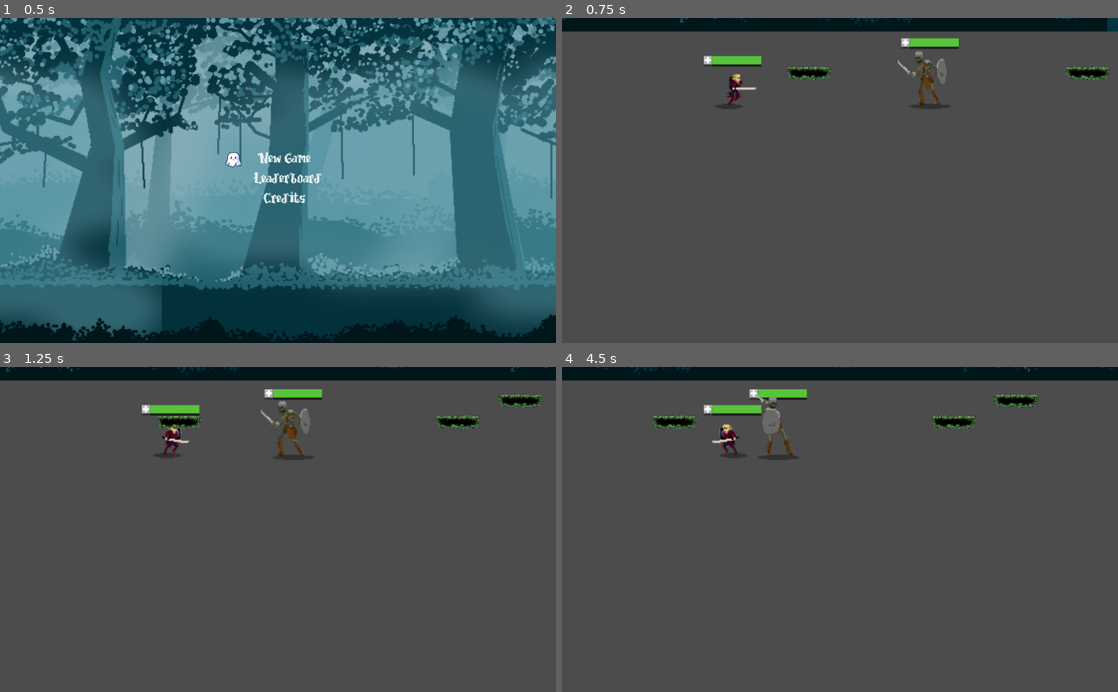
Above: before the commit, frames 1-4 (two rows, left to right).
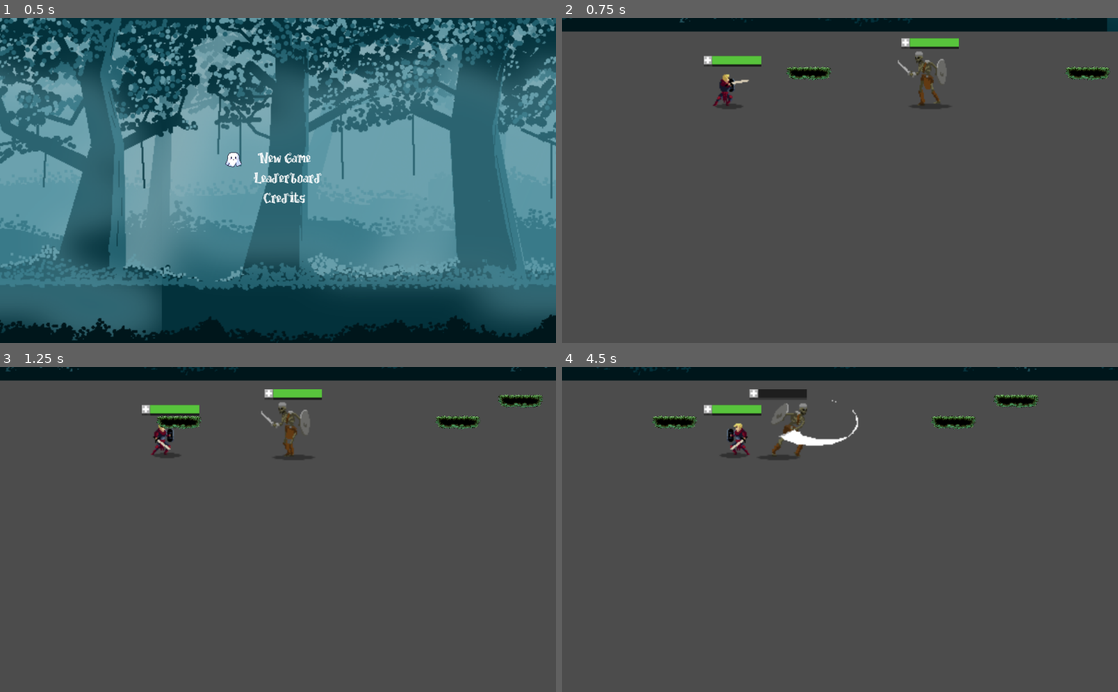
Above: after the commit, the same moments.

Repository: awrenn/moonshot
Game: Godot game, scene res://MainMenu/MainMenu.tscn
The game is run twice, just before and just after one commit, with the same random seed, the same clock (stepped at 60 frames per second) and the same inputs.
Inputs:
- Up to frame 1 (0.5 s): no input
- Up to frame 2 (0.75 s): tap Enter (ui_accept) at 0.5 s; hold Right (ui_right) from 0.53 s (still down); hold Space from 0.53 s (still down)
- Up to frame 3 (1.25 s): keep holding Right (ui_right); keep holding Space; tap Enter (ui_accept) at 0.77 s
- Up to frame 4 (4.5 s): release Space at 1.28 s; tap Space at 1.35, 2.85, 4.35 s; tap Enter (ui_accept) at 1.52, 3.02, 3.77 s; release Right (ui_right) at 2.03 s; hold Left (ui_left) 2.03-2.78 s; hold Space 2.03-2.78 s; hold Right (ui_right) 2.78-4.28 s; hold Space 3.53-4.28 s; hold Left (ui_left) from 4.28 s (still down)

Frame 1 is identical in both runs. In frame 2, 0.3% of the frame differs, in the area x 27-35%, y 17-28%; in frame 3, 0.6%; in frame 4, 1.5%, in the area x 26-54%, y 6-28%.

Commit message:
Player can now attack, and do damage to enemies

Diff:
--- a/Character/Enemy/Bat/Bat.tscn
+++ b/Character/Enemy/Bat/Bat.tscn
@@ -548,6 +548,7 @@
 
 [node name="Bat" type="KinematicBody2D" groups=[
 "bats",
+"enemy",
 ]]
 script = ExtResource( 1 )
 gravity = 200
@@ -560,7 +561,7 @@
 [node name="Body" type="AnimatedSprite" parent="Position2D"]
 frames = SubResource( 9 )
 animation = "Patrol"
-frame = 5
+frame = 7
 
 [node name="AnimationPlayer" type="AnimationPlayer" parent="Position2D/Body"]
 anims/Attack1 = SubResource( 43 )
--- a/Character/Enemy/Enemy.gd
+++ b/Character/Enemy/Enemy.gd
@@ -1,4 +1,4 @@
 extends "res://Character/Character.gd"
 
 func _ready():
-	healthbar = $HealthDisplay/HealthBar
+	healthbar = $HealthDisplay
--- a/Character/Enemy/Enemy.tscn
+++ b/Character/Enemy/Enemy.tscn
@@ -1,16 +1,14 @@
-[gd_scene load_steps=5 format=2]
+[gd_scene load_steps=4 format=2]
 
 [ext_resource path="res://Character/Character.tscn" type="PackedScene" id=1]
 [ext_resource path="res://Character/Enemy/Enemy.gd" type="Script" id=2]
-[ext_resource path="res://Character/assets/shadow.png" type="Texture" id=3]
 [ext_resource path="res://Character/Enemy/Healthbar/Healthbar.tscn" type="PackedScene" id=4]
 
-[node name="Enemy" instance=ExtResource( 1 )]
+[node name="Enemy" groups=[
+"enemy",
+] instance=ExtResource( 1 )]
 script = ExtResource( 2 )
 
 [node name="HealthDisplay" parent="." index="0" instance=ExtResource( 4 )]
 position = Vector2( -31.7479, -107.943 )
 scale = Vector2( 0.5, 0.8 )
-
-[node name="Shadow" parent="Position2D" index="1"]
-texture = ExtResource( 3 )
--- a/Character/Enemy/Skeleton/Skeleton.tscn
+++ b/Character/Enemy/Skeleton/Skeleton.tscn
@@ -146,6 +146,7 @@
 
 [sub_resource type="Animation" id=19]
 length = 0.4
+loop = true
 tracks/0/type = "value"
 tracks/0/path = NodePath(".:animation")
 tracks/0/interp = 1
@@ -173,6 +174,7 @@
 
 [sub_resource type="Animation" id=20]
 length = 0.4
+loop = true
 tracks/0/type = "value"
 tracks/0/path = NodePath(".:animation")
 tracks/0/interp = 1
@@ -209,11 +211,11 @@
 
 [sub_resource type="AnimationNodeStateMachineTransition" id=24]
 
+[sub_resource type="AnimationNodeStateMachineTransition" id=25]
+
 [sub_resource type="AnimationNodeStateMachineTransition" id=26]
 
 [sub_resource type="AnimationNodeStateMachineTransition" id=27]
-
-[sub_resource type="AnimationNodeStateMachineTransition" id=33]
 switch_mode = 2
 
 [sub_resource type="AnimationNodeStateMachine" id=28]
@@ -249,11 +251,9 @@
 position = Vector2( 0.28997, -26.4252 )
 frames = SubResource( 17 )
 animation = "idle"
-frame = 1
-playing = true
+frame = 2
 
 [node name="AnimationPlayer" parent="Position2D/Body" index="0"]
-autoplay = "idle"
 anims/attack = SubResource( 18 )
 anims/idle = SubResource( 19 )
 anims/walk = SubResource( 20 )
--- a/Character/Player/Player.gd
+++ b/Character/Player/Player.gd
@@ -1,9 +1,12 @@
 extends "res://Character/Character.gd"
+
+const STRENGTH = 50
 
 export (int) var speed = 250
 export (int) var jump_speed = -600
 export (float, 0, 1.0) var friction = 0.1
 export (float, 0, 1.0) var acceleration = 0.5
+export (bool) var attacking = false
 
 var velocity = Vector2.ZERO
 var anim_state
@@ -16,6 +19,7 @@
 func get_input():
 	var right = Input.is_action_pressed("ui_right")
 	var left = Input.is_action_pressed("ui_left")
+	var attack = Input.is_key_pressed(KEY_SPACE)
 
 	var dir = 0
 	if right:
@@ -29,6 +33,9 @@
 		velocity.x = lerp(velocity.x, 0, friction)
 		if anim_state.get_current_node() == "walk":
 			anim_state.travel("idle")
+
+	if attack && not attacking:
+		anim_state.travel("attack")
 
 func _physics_process(delta):
 	get_input()
@@ -55,3 +62,10 @@
 	.take_damage(value)
 	if health == 0:
 		anim_state.travel("death")
+
+
+
+func _on_SwordBox_body_entered(body):
+	if !body.is_in_group("enemy"):
+		return
+	body.take_damage(STRENGTH)
--- a/Character/Player/Player.tscn
+++ b/Character/Player/Player.tscn
@@ -7,6 +7,7 @@
 [ext_resource path="res://Character/Player/assets/noBKG_KnightRun_strip.png" type="Texture" id=5]
 [ext_resource path="res://Character/Enemy/Healthbar/Healthbar.tscn" type="PackedScene" id=6]
 [ext_resource path="res://Zassets/knight/noBKG_KnightDeath_strip.png" type="Texture" id=7]
+[ext_resource path="res://Zassets/knight/noBKG_KnightAttack_strip.png" type="Texture" id=8]
 
 [sub_resource type="AtlasTexture" id=1]
 flags = 4
@@ -85,144 +86,225 @@
 
 [sub_resource type="AtlasTexture" id=16]
 flags = 4
-atlas = ExtResource( 7 )
+atlas = ExtResource( 5 )
 region = Rect2( 0, 0, 96, 64 )
 
 [sub_resource type="AtlasTexture" id=17]
 flags = 4
-atlas = ExtResource( 7 )
+atlas = ExtResource( 5 )
 region = Rect2( 96, 0, 96, 64 )
 
 [sub_resource type="AtlasTexture" id=18]
 flags = 4
-atlas = ExtResource( 7 )
+atlas = ExtResource( 5 )
 region = Rect2( 192, 0, 96, 64 )
 
 [sub_resource type="AtlasTexture" id=19]
 flags = 4
-atlas = ExtResource( 7 )
+atlas = ExtResource( 5 )
 region = Rect2( 288, 0, 96, 64 )
 
 [sub_resource type="AtlasTexture" id=20]
 flags = 4
-atlas = ExtResource( 7 )
+atlas = ExtResource( 5 )
 region = Rect2( 384, 0, 96, 64 )
 
 [sub_resource type="AtlasTexture" id=21]
 flags = 4
-atlas = ExtResource( 7 )
+atlas = ExtResource( 5 )
 region = Rect2( 480, 0, 96, 64 )
 
 [sub_resource type="AtlasTexture" id=22]
 flags = 4
-atlas = ExtResource( 7 )
+atlas = ExtResource( 5 )
 region = Rect2( 576, 0, 96, 64 )
 
 [sub_resource type="AtlasTexture" id=23]
 flags = 4
-atlas = ExtResource( 7 )
+atlas = ExtResource( 5 )
 region = Rect2( 672, 0, 96, 64 )
 
-[sub_resource type="AtlasTexture" id=24]
+[sub_resource type="AtlasTexture" id=66]
+flags = 4
+atlas = ExtResource( 8 )
+region = Rect2( 432, 0, 144, 64 )
+
+[sub_resource type="AtlasTexture" id=67]
+flags = 4
+atlas = ExtResource( 8 )
+region = Rect2( 576, 0, 144, 64 )
+
+[sub_resource type="AtlasTexture" id=68]
+flags = 4
+atlas = ExtResource( 8 )
+region = Rect2( 1152, 0, 144, 64 )
+
+[sub_resource type="AtlasTexture" id=69]
+flags = 4
+atlas = ExtResource( 8 )
+region = Rect2( 1296, 0, 144, 64 )
+
+[sub_resource type="AtlasTexture" id=70]
+flags = 4
+atlas = ExtResource( 8 )
+region = Rect2( 1440, 0, 144, 64 )
+
+[sub_resource type="AtlasTexture" id=71]
+flags = 4
+atlas = ExtResource( 8 )
+region = Rect2( 1584, 0, 144, 64 )
+
+[sub_resource type="AtlasTexture" id=72]
+flags = 4
+atlas = ExtResource( 8 )
+region = Rect2( 1728, 0, 144, 64 )
+
+[sub_resource type="AtlasTexture" id=73]
+flags = 4
+atlas = ExtResource( 8 )
+region = Rect2( 432, 0, 144, 64 )
+
+[sub_resource type="AtlasTexture" id=38]
+flags = 4
+atlas = ExtResource( 7 )
+region = Rect2( 0, 0, 96, 64 )
+
+[sub_resource type="AtlasTexture" id=39]
+flags = 4
+atlas = ExtResource( 7 )
+region = Rect2( 96, 0, 96, 64 )
+
+[sub_resource type="AtlasTexture" id=40]
+flags = 4
+atlas = ExtResource( 7 )
+region = Rect2( 192, 0, 96, 64 )
+
+[sub_resource type="AtlasTexture" id=41]
+flags = 4
+atlas = ExtResource( 7 )
+region = Rect2( 288, 0, 96, 64 )
+
+[sub_resource type="AtlasTexture" id=42]
+flags = 4
+atlas = ExtResource( 7 )
+region = Rect2( 384, 0, 96, 64 )
+
+[sub_resource type="AtlasTexture" id=43]
+flags = 4
+atlas = ExtResource( 7 )
+region = Rect2( 480, 0, 96, 64 )
+
+[sub_resource type="AtlasTexture" id=44]
+flags = 4
+atlas = ExtResource( 7 )
+region = Rect2( 576, 0, 96, 64 )
+
+[sub_resource type="AtlasTexture" id=45]
+flags = 4
+atlas = ExtResource( 7 )
+region = Rect2( 672, 0, 96, 64 )
+
+[sub_resource type="AtlasTexture" id=46]
 flags = 4
 atlas = ExtResource( 7 )
 region = Rect2( 768, 0, 96, 64 )
 
-[sub_resource type="AtlasTexture" id=25]
+[sub_resource type="AtlasTexture" id=47]
 flags = 4
 atlas = ExtResource( 7 )
 region = Rect2( 864, 0, 96, 64 )
 
-[sub_resource type="AtlasTexture" id=26]
+[sub_resource type="AtlasTexture" id=48]
 flags = 4
 atlas = ExtResource( 7 )
 region = Rect2( 960, 0, 96, 64 )
 
-[sub_resource type="AtlasTexture" id=27]
+[sub_resource type="AtlasTexture" id=49]
 flags = 4
 atlas = ExtResource( 7 )
 region = Rect2( 1056, 0, 96, 64 )
 
-[sub_resource type="AtlasTexture" id=28]
+[sub_resource type="AtlasTexture" id=50]
 flags = 4
 atlas = ExtResource( 7 )
 region = Rect2( 1152, 0, 96, 64 )
 
-[sub_resource type="AtlasTexture" id=29]
+[sub_resource type="AtlasTexture" id=51]
 flags = 4
 atlas = ExtResource( 7 )
 region = Rect2( 1248, 0, 96, 64 )
 
-[sub_resource type="AtlasTexture" id=30]
+[sub_resource type="AtlasTexture" id=52]
 flags = 4
 atlas = ExtResource( 7 )
 region = Rect2( 1344, 0, 96, 64 )
 
-[sub_resource type="AtlasTexture" id=31]
-flags = 4
-atlas = ExtResource( 5 )
-region = Rect2( 0, 0, 96, 64 )
-
-[sub_resource type="AtlasTexture" id=32]
-flags = 4
-atlas = ExtResource( 5 )
-region = Rect2( 96, 0, 96, 64 )
-
-[sub_resource type="AtlasTexture" id=33]
-flags = 4
-atlas = ExtResource( 5 )
-region = Rect2( 192, 0, 96, 64 )
-
-[sub_resource type="AtlasTexture" id=34]
-flags = 4
-atlas = ExtResource( 5 )
-region = Rect2( 288, 0, 96, 64 )
-
-[sub_resource type="AtlasTexture" id=35]
-flags = 4
-atlas = ExtResource( 5 )
-region = Rect2( 384, 0, 96, 64 )
-
-[sub_resource type="AtlasTexture" id=36]
-flags = 4
-atlas = ExtResource( 5 )
-region = Rect2( 480, 0, 96, 64 )
-
-[sub_resource type="AtlasTexture" id=37]
-flags = 4
-atlas = ExtResource( 5 )
-region = Rect2( 576, 0, 96, 64 )
-
-[sub_resource type="AtlasTexture" id=38]
-flags = 4
-atlas = ExtResource( 5 )
-region = Rect2( 672, 0, 96, 64 )
-
-[sub_resource type="SpriteFrames" id=39]
+[sub_resource type="SpriteFrames" id=53]
 animations = [ {
 "frames": [ SubResource( 1 ), SubResource( 2 ), SubResource( 3 ), SubResource( 4 ), SubResource( 5 ), SubResource( 6 ), SubResource( 7 ), SubResource( 8 ), SubResource( 9 ), SubResource( 10 ), SubResource( 11 ), SubResource( 12 ), SubResource( 13 ), SubResource( 14 ), SubResource( 15 ) ],
 "loop": true,
 "name": "idle",
 "speed": 5.0
 }, {
-"frames": [  ],
+"frames": [ SubResource( 16 ), SubResource( 17 ), SubResource( 18 ), SubResource( 19 ), SubResource( 20 ), SubResource( 21 ), SubResource( 22 ), SubResource( 23 ) ],
+"loop": true,
+"name": "walk",
+"speed": 5.0
+}, {
+"frames": [ SubResource( 66 ), SubResource( 67 ), SubResource( 68 ), SubResource( 69 ), SubResource( 70 ), SubResource( 71 ), SubResource( 72 ), SubResource( 73 ) ],
 "loop": true,
 "name": "attack",
 "speed": 5.0
 }, {
-"frames": [ SubResource( 16 ), SubResource( 17 ), SubResource( 18 ), SubResource( 19 ), SubResource( 20 ), SubResource( 21 ), SubResource( 22 ), SubResource( 23 ), SubResource( 24 ), SubResource( 25 ), SubResource( 26 ), SubResource( 27 ), SubResource( 28 ), SubResource( 29 ), SubResource( 30 ) ],
+"frames": [ SubResource( 38 ), SubResource( 39 ), SubResource( 40 ), SubResource( 41 ), SubResource( 42 ), SubResource( 43 ), SubResource( 44 ), SubResource( 45 ), SubResource( 46 ), SubResource( 47 ), SubResource( 48 ), SubResource( 49 ), SubResource( 50 ), SubResource( 51 ), SubResource( 52 ) ],
 "loop": true,
 "name": "death",
 "speed": 5.0
-}, {
-"frames": [ SubResource( 31 ), SubResource( 32 ), SubResource( 33 ), SubResource( 34 ), SubResource( 35 ), SubResource( 36 ), SubResource( 37 ), SubResource( 38 ) ],
-"loop": true,
-"name": "walk",
-"speed": 5.0
 } ]
 
-[sub_resource type="Animation" id=40]
-resource_name = "death"
+[sub_resource type="Animation" id=54]
+resource_name = "attack"
+length = 0.8
+loop = true
+step = 0.05
+tracks/0/type = "value"
+tracks/0/path = NodePath(".:animation")
+tracks/0/interp = 1
+tracks/0/loop_wrap = true
+tracks/0/imported = false
+tracks/0/enabled = true
+tracks/0/keys = {
+"times": PoolRealArray( 0 ),
+"transitions": PoolRealArray( 1 ),
+"update": 1,
+"values": [ "attack" ]
+}
+tracks/1/type = "value"
+tracks/1/path = NodePath(".:frame")
+tracks/1/interp = 1
+tracks/1/loop_wrap = true
+tracks/1/imported = false
+tracks/1/enabled = true
+tracks/1/keys = {
+"times": PoolRealArray( 0, 0.1, 0.2, 0.3, 0.4, 0.5, 0.6, 0.7 ),
+"transitions": PoolRealArray( 1, 1, 1, 1, 1, 1, 1, 1 ),
+"update": 1,
+"values": [ 0, 1, 2, 3, 4, 5, 6, 7 ]
+}
+tracks/2/type = "value"
+tracks/2/path = NodePath("SwordBox/SwordCollider:disabled")
+tracks/2/interp = 1
+tracks/2/loop_wrap = true
+tracks/2/imported = false
+tracks/2/enabled = true
+tracks/2/keys = {
+"times": PoolRealArray( 0.4, 0.7 ),
+"transitions": PoolRealArray( 1, 1 ),
+"update": 1,
+"values": [ false, true ]
+}
+
+[sub_resource type="Animation" id=55]
 length = 1.5
 tracks/0/type = "value"
 tracks/0/path = NodePath(".:animation")
@@ -318,33 +400,47 @@
 "values": [ 0, 1, 2, 3, 4, 5, 6, 7 ]
 }
 
-[sub_resource type="AnimationNodeAnimation" id=43]
+[sub_resource type="AnimationNodeAnimation" id=74]
+animation = "attack"
+
+[sub_resource type="AnimationNodeAnimation" id=58]
 animation = "death"
 
-[sub_resource type="AnimationNodeAnimation" id=44]
+[sub_resource type="AnimationNodeAnimation" id=59]
 animation = "idle"
 
-[sub_resource type="AnimationNodeAnimation" id=45]
+[sub_resource type="AnimationNodeAnimation" id=60]
 animation = "walk"
 
-[sub_resource type="AnimationNodeStateMachineTransition" id=46]
-
-[sub_resource type="AnimationNodeStateMachineTransition" id=47]
-
-[sub_resource type="AnimationNodeStateMachineTransition" id=48]
-
-[sub_resource type="AnimationNodeStateMachine" id=49]
-states/death/node = SubResource( 43 )
-states/death/position = Vector2( 138, 145 )
-states/idle/node = SubResource( 44 )
+[sub_resource type="AnimationNodeStateMachineTransition" id=61]
+
+[sub_resource type="AnimationNodeStateMachineTransition" id=62]
+
+[sub_resource type="AnimationNodeStateMachineTransition" id=63]
+
+[sub_resource type="AnimationNodeStateMachineTransition" id=75]
+
+[sub_resource type="AnimationNodeStateMachineTransition" id=76]
+switch_mode = 2
+auto_advance = true
+
+[sub_resource type="AnimationNodeStateMachine" id=64]
+states/attack/node = SubResource( 74 )
+states/attack/position = Vector2( -73, 58 )
+states/death/node = SubResource( 58 )
+states/death/position = Vector2( 143, 196 )
+states/idle/node = SubResource( 59 )
 states/idle/position = Vector2( 143, 54 )
-states/walk/node = SubResource( 45 )
+states/walk/node = SubResource( 60 )
 states/walk/position = Vector2( 317, 54 )
-transitions = [ "idle", "walk", SubResource( 46 ), "walk", "idle", SubResource( 47 ), "idle", "death", SubResource( 48 ) ]
+transitions = [ "idle", "walk", SubResource( 61 ), "walk", "idle", SubResource( 62 ), "idle", "death", SubResource( 63 ), "idle", "attack", SubResource( 75 ), "attack", "idle", SubResource( 76 ) ]
 start_node = "idle"
 end_node = "death"
-
-[sub_resource type="AnimationNodeStateMachinePlayback" id=50]
+graph_offset = Vector2( -295, -164 )
+
+[sub_resource type="AnimationNodeStateMachinePlayback" id=65]
+
+[sub_resource type="CircleShape2D" id=77]
 
 [node name="Player" groups=[
 "player",
@@ -358,21 +454,29 @@
 
 [node name="Body" parent="Position2D" index="0"]
 position = Vector2( 0, -12 )
-frames = SubResource( 39 )
-animation = "idle"
-frame = 14
+frames = SubResource( 53 )
+animation = "attack"
+frame = 4
 
 [node name="AnimationPlayer" parent="Position2D/Body" index="0"]
 autoplay = "idle"
-anims/death = SubResource( 40 )
-anims/idle = SubResource( 41 )
-anims/walk = SubResource( 42 )
+anims/attack = SubResource( 54 )
+anims/death = SubResource( 55 )
+anims/idle = SubResource( 56 )
+anims/walk = SubResource( 57 )
 
 [node name="AnimationTree" type="AnimationTree" parent="Position2D/Body" index="1"]
-tree_root = SubResource( 49 )
+tree_root = SubResource( 64 )
 anim_player = NodePath("../AnimationPlayer")
 active = true
-parameters/playback = SubResource( 50 )
+parameters/playback = SubResource( 65 )
+
+[node name="SwordBox" type="Area2D" parent="Position2D/Body" index="2"]
+
+[node name="SwordCollider" type="CollisionShape2D" parent="Position2D/Body/SwordBox" index="0"]
+position = Vector2( 3, -8 )
+scale = Vector2( 2, 1.5 )
+shape = SubResource( 77 )
 
 [node name="Shadow" parent="Position2D/FloorFinder" index="0"]
 position = Vector2( 0.0625005, -8.375 )
@@ -381,3 +485,4 @@
 
 [node name="Feet" parent="." index="3"]
 position = Vector2( 0.124985, -7.7571 )
+[connection signal="body_entered" from="Position2D/Body/SwordBox" to="." method="_on_SwordBox_body_entered"]
Not shown: 2 places in Character/Enemy/Bat/Bat.tscn that only renumber resources
Not shown: 1 places in Character/Enemy/Skeleton/Skeleton.tscn that only renumber resources
Not shown: 3 places in Character/Player/Player.tscn that only renumber resources
